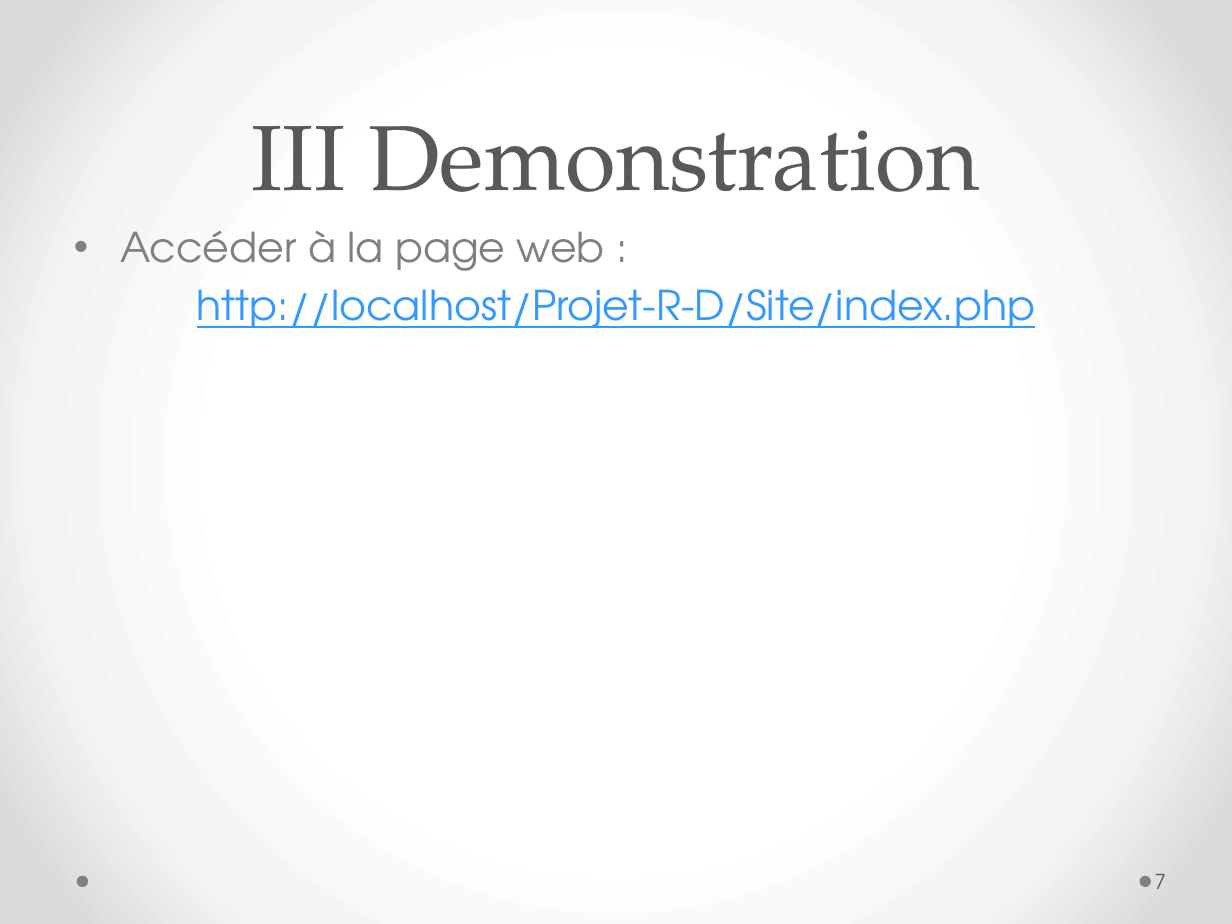
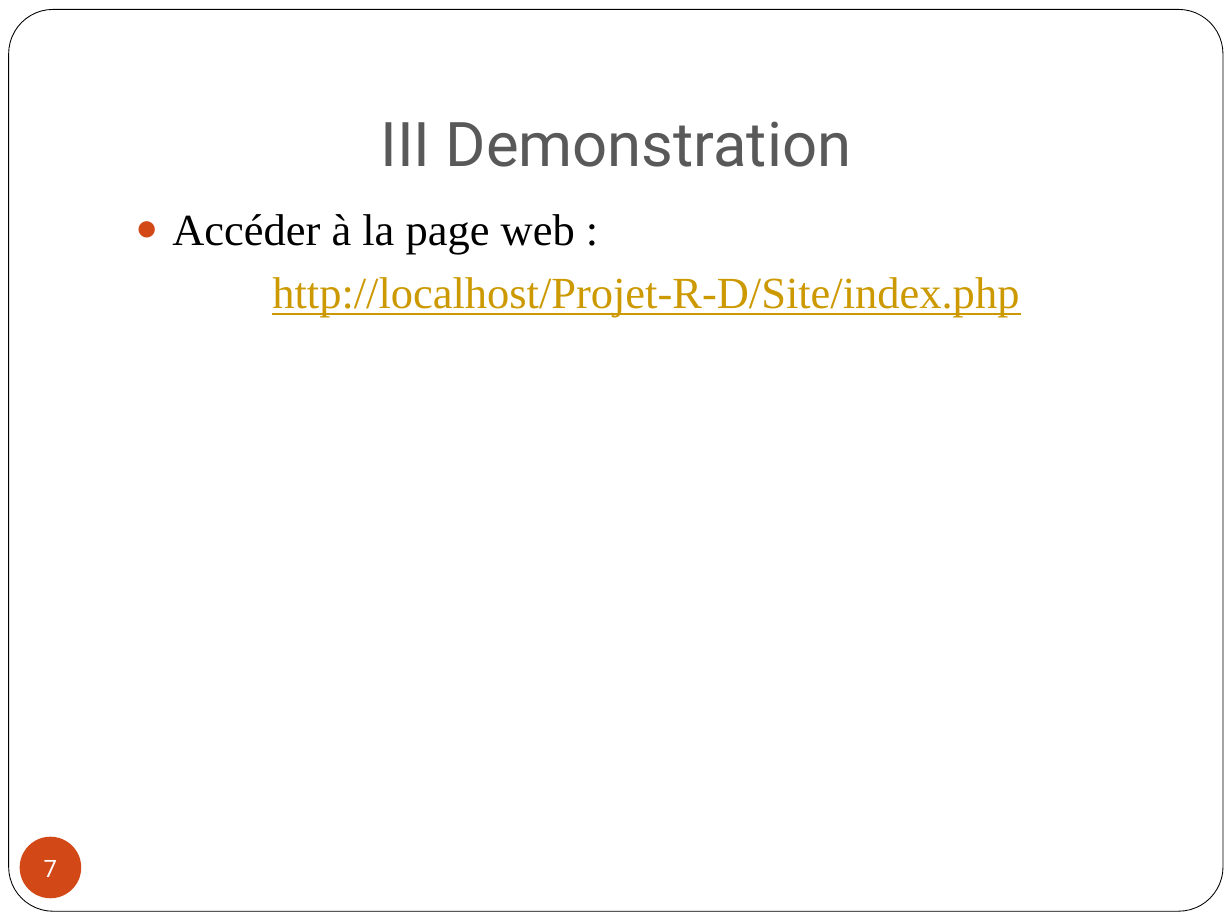
Before and after one commit to edmondsnadane/Projet-R-D, a slide deck: slide 7 of Docs/Soutenance Projet.pptx. Drawn at 1232x924 pixels with LibreOffice and Linux fonts; fonts in the diff are those of the drawing. Boxes give left, top, right and bottom in pixels: in the first picture for what was removed or moved away, otherwise in the second. Text is boxed around its words. In the diff, an @@ line names an element or a change of style, - is before the commit and + after.

```diff
--- a/Docs/Soutenance Projet.pptx
+++ b/Docs/Soutenance Projet.pptx
@@ background gradient #FFFFFF to #F4F4F4 to #DADADA to #FFFFFF @@
@@ rounded rectangle added at [9,10,1223,912], fill #FFFFFF, outline #000000 0.5 pt @@
@@ title "III Demonstration": place and size @@
-title "III Demonstration" at [252,126,980,192]
+title "III Demonstration" at [380,121,851,167]
@@ title "III Demonstration" at [380,121,851,167]: size 54 to 36 pt, font TeX Gyre Pagella to Roboto; line spacing 58pt to 1 @@
@@ text "Accéder à la page web ...": place and size @@
-text "Accéder à la page web ..." at [120,231,1035,328]
+text "Accéder à la page web ..." at [172,214,1019,317]
@@ text "Accéder à la page web ..." at [172,214,1019,317]: size 24 to 26 pt, font TeX Gyre Adventor to Times New Roman; text colour #808080 to #000000 in "Accéder à la page web :"; text colour #3399FF to #CC9900 in "http://localhost/Projet-R-D/Site/index.php"; bullet • to ● @@
@@ page number: place and size @@
-page number at [1155,874,1166,889]
+page number at [20,837,81,898]
@@ page number at [20,837,81,898]: size 12 to 14 pt, font TeX Gyre Adventor to Roboto, text colour #595959 to #FFFFFF; alignment left to centre; fill none to #D34817 @@
@@ ellipse removed at [76,876,87,887] @@
@@ ellipse removed at [1140,876,1151,887] @@
```
Also in this commit, not shown: 6 other slides changed.
